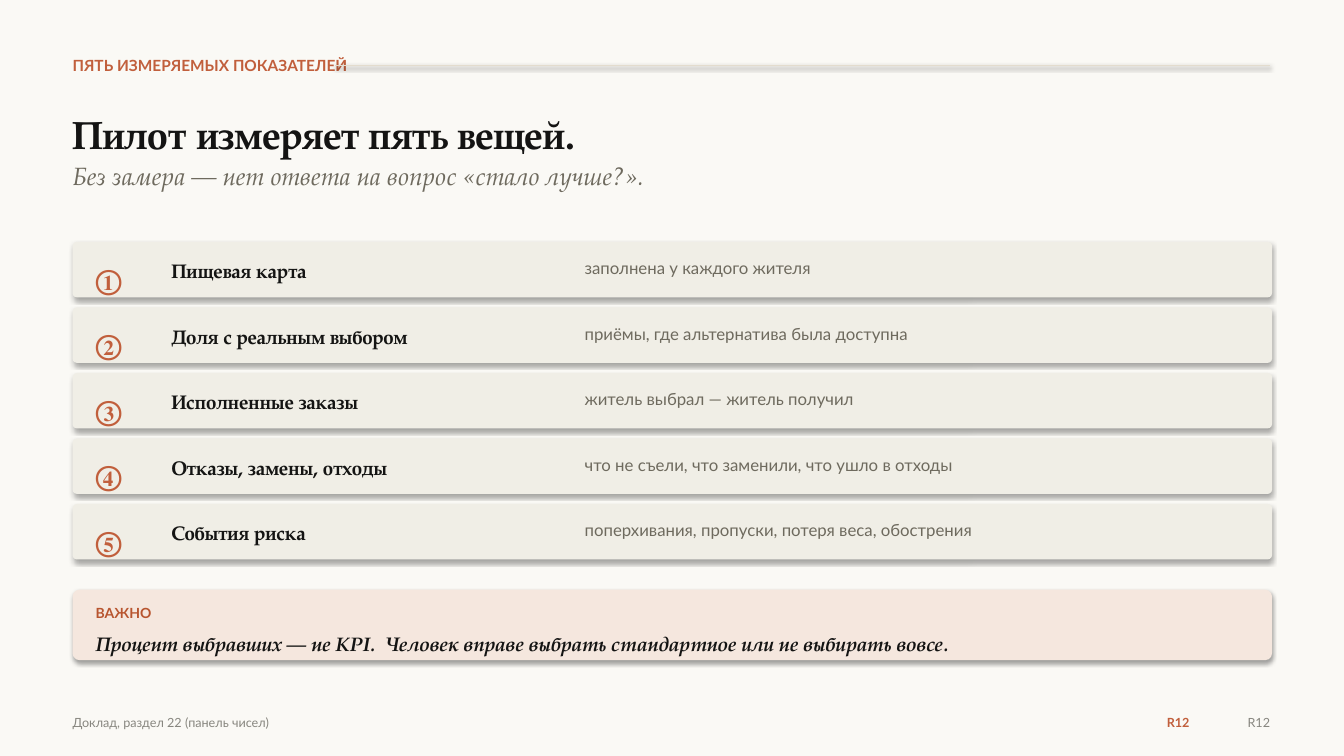
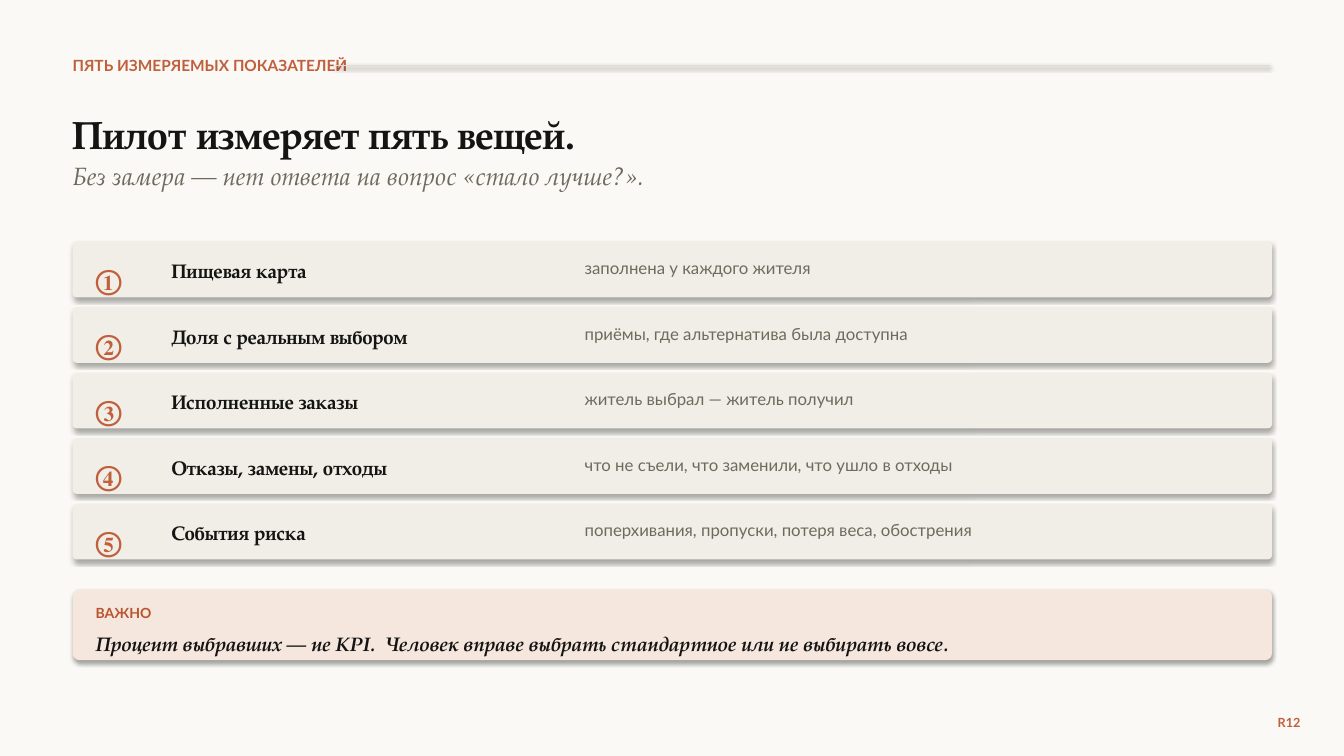
Before and after one commit to qlolp/seminar-variable-food-2026, a slide deck: slide 31 of 02_презентация/презентация_v6/Презентация_v6_Не_просто_накормить.pptx. Drawn at 1344x756 pixels with LibreOffice and Linux fonts; fonts in the diff are those of the drawing. Boxes give left, top, right and bottom in pixels: in the first picture for what was removed or moved away, otherwise in the second. Text is boxed around its words. In the diff, an @@ line names an element or a change of style, - is before the commit and + after.

```diff
--- a/02_презентация/презентация_v6/Презентация_v6_Не_просто_накормить.pptx
+++ b/02_презентация/презентация_v6/Презентация_v6_Не_просто_накормить.pptx
@@ text removed at box(73, 717, 269, 729) @@
-Доклад, раздел 22 (панель чисел)
@@ text removed at box(1167, 718, 1190, 727) @@
-R12
@@ text "R12": place and size @@
-text "R12" at box(1248, 718, 1271, 727)
+text "R12" at box(1278, 718, 1301, 727)
@@ text "R12" at box(1278, 718, 1301, 727): text colour #87867F to #C15F3C, bold on @@
```
Also in this commit, not shown: 29 other slides changed, 22 other files.
